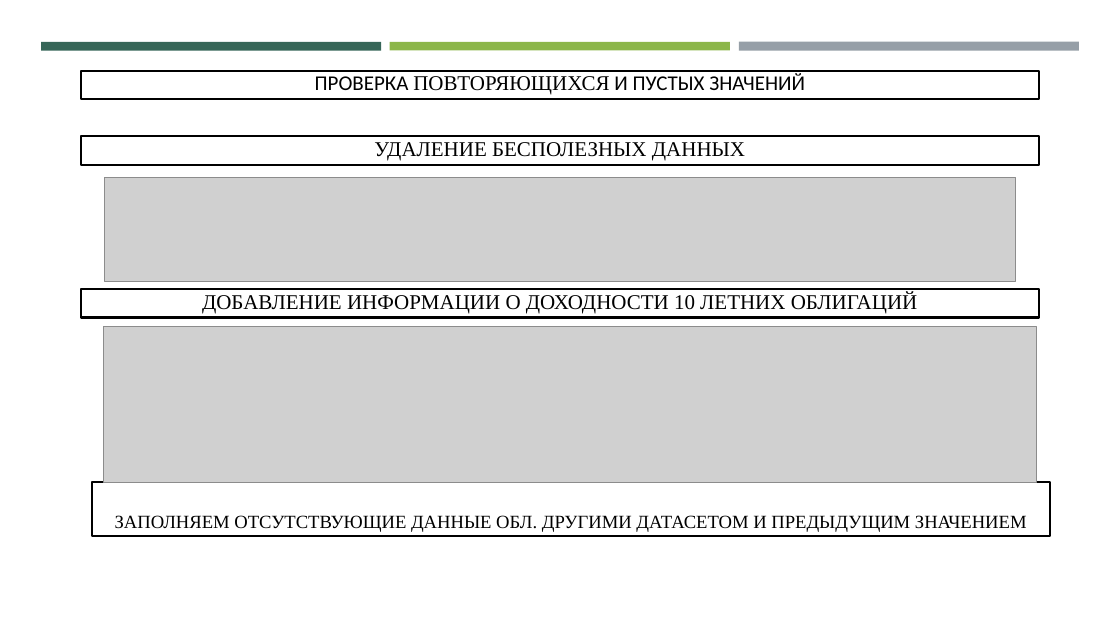
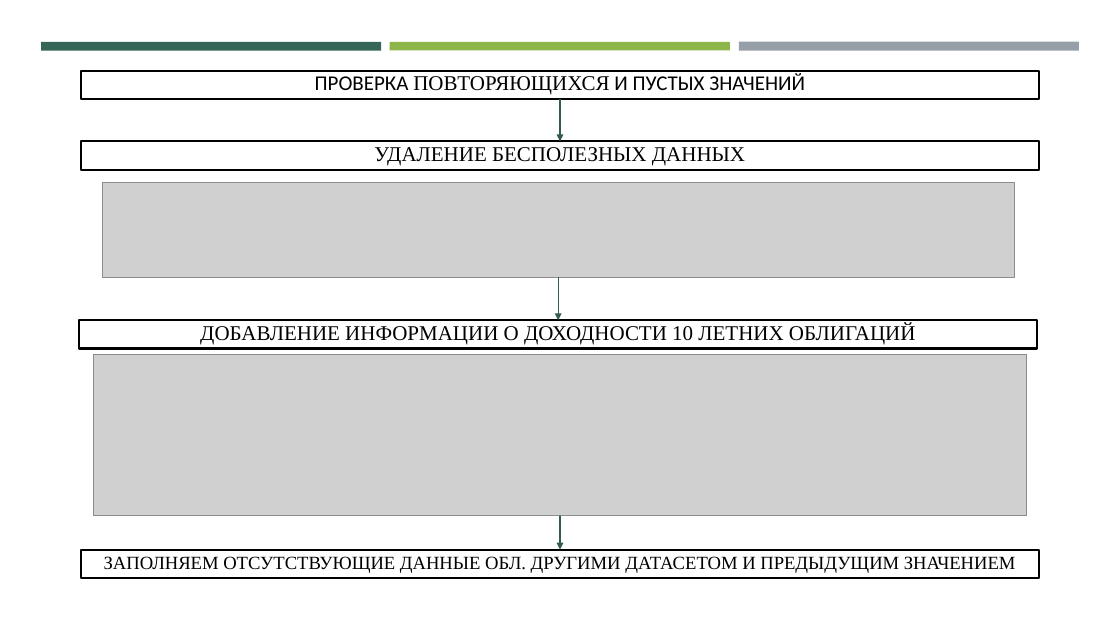
Before and after one commit to Den-is-me/test_ff, a slide deck: slide 4 of Торговля фондом VFINX.pptx. Drawn at 1120x630 pixels with LibreOffice and Linux fonts; fonts in the diff are those of the drawing; grey boxes stand for pictures. Boxes give left, top, right and bottom in pixels: in the first picture for what was removed or moved away, otherwise in the second. Text is boxed around its words. In the diff, an @@ line names an element or a change of style, - is before the commit and + after.

```diff
--- a/Торговля фондом VFINX.pptx
+++ b/Торговля фондом VFINX.pptx
@@ arrow added from (560, 99) to (560, 141), #315C4F 1 pt @@
@@ rectangle "УДАЛЕНИЕ БЕСПОЛЕЗНЫХ ДАННЫХ": place and size @@
-rectangle "УДАЛЕНИЕ БЕСПОЛЕЗНЫХ ДАННЫХ" at (82,136,1039,165)
+rectangle "УДАЛЕНИЕ БЕСПОЛЕЗНЫХ ДАННЫХ" at (82,141,1039,170)
@@ picture: place and size @@
-picture at (104,177,1016,281)
+picture at (103,182,1014,277)
@@ arrow added from (558, 277) to (558, 320), #315C4F 1 pt @@
@@ rectangle "ДОБАВЛЕНИЕ ИНФОРМАЦИИ О ДОХОДНОСТИ 10 ...": place and size @@
-rectangle "ДОБАВЛЕНИЕ ИНФОРМАЦИИ О ДОХОДНОСТИ 10 ..." at (82,289,1039,318)
+rectangle "ДОБАВЛЕНИЕ ИНФОРМАЦИИ О ДОХОДНОСТИ 10 ..." at (79,320,1037,349)
@@ picture: place and size @@
-picture at (103,327,1036,482)
+picture at (93,355,1026,516)
@@ arrow added from (560, 516) to (560, 549), #315C4F 1 pt @@
@@ rectangle "ЗАПОЛНЯЕМ ОТСУТСТВУЮЩИЕ ДАННЫЕ ОБЛ. ДРУГИМИ ...": place and size @@
-rectangle "ЗАПОЛНЯЕМ ОТСУТСТВУЮЩИЕ ДАННЫЕ ОБЛ. ДРУГИМИ ..." at (92,482,1050,537)
+rectangle "ЗАПОЛНЯЕМ ОТСУТСТВУЮЩИЕ ДАННЫЕ ОБЛ. ДРУГИМИ ..." at (82,549,1039,578)
```
Also in this commit, not shown: 3 other slides changed, 15 slides added, 2 other files.
